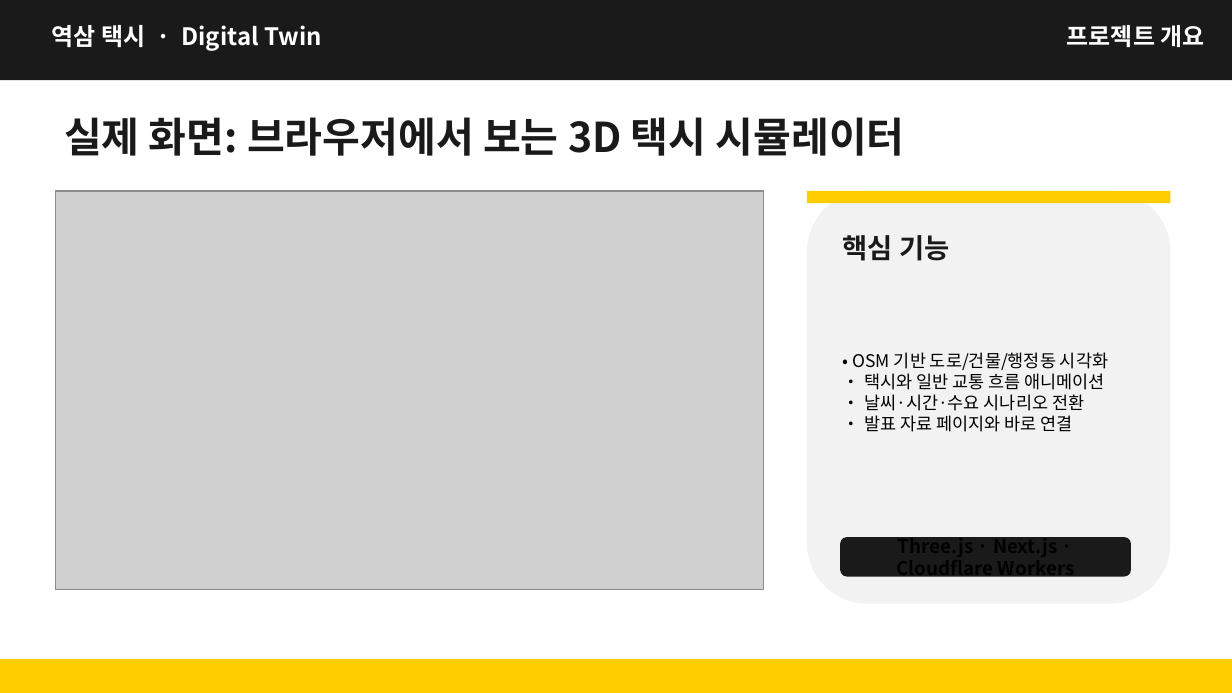
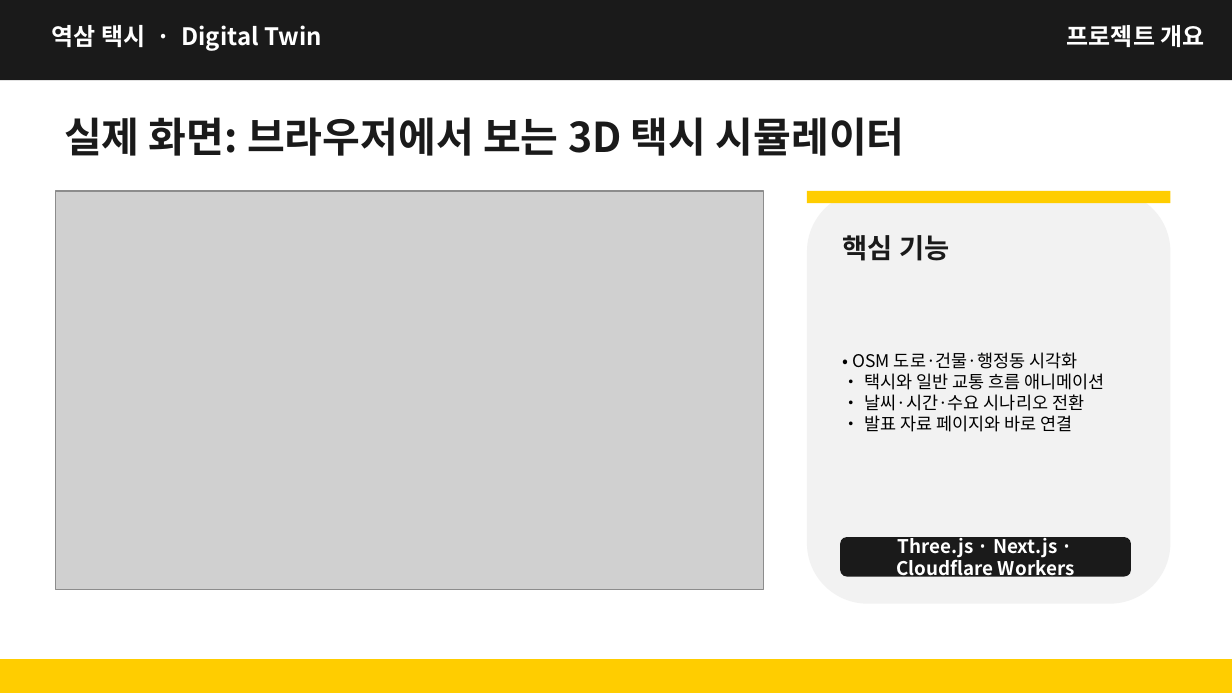
Before and after one commit to kimcanal/yeoksam-taxi, a slide deck: slide 8 of public/a-eye-presentation/A-Eye_midterm_data_collection_forecast.pptx. Drawn at 1232x693 pixels with LibreOffice and Linux fonts; fonts in the diff are those of the drawing; grey boxes stand for pictures. Boxes give left, top, right and bottom in pixels: in the first picture for what was removed or moved away, otherwise in the second. Text is boxed around its words. In the diff, an @@ line names an element or a change of style, - is before the commit and + after.

```diff
--- a/public/a-eye-presentation/A-Eye_midterm_data_collection_forecast.pptx
+++ b/public/a-eye-presentation/A-Eye_midterm_data_collection_forecast.pptx
@@ text at [853,352,1078,369]: text changed @@
-• OSM 기반 도로/건물/행정동 시각화
+• OSM 도로·건물·행정동 시각화
@@ text "Three.js · Next.js · Cloudflare ..." at [896,533,1074,581]: text colour #000000 to #FFFFFF @@
```
Also in this commit, not shown: 10 other slides changed.
